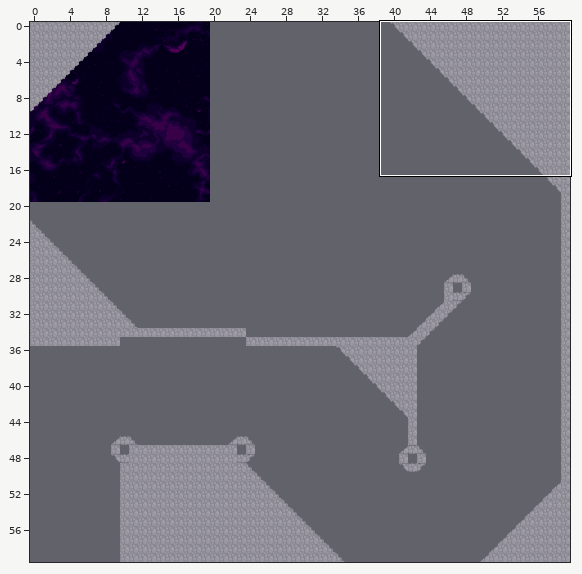
Tiled map (JSON), stored at core/assets/levels/level_4/level_4.tmj. The first picture is a wide view before the edit; the outline marks the close-up.
Close-up. Before the edit:
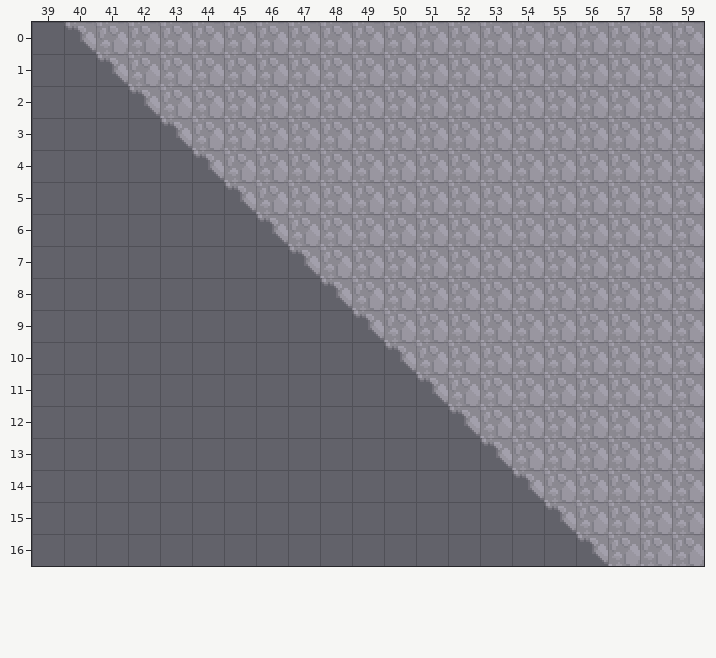
Cells are 16x16 px. Shown: x 39..59, y 0..16. The commit also changed other parts of the map, which this record leaves out.
Now the later version:
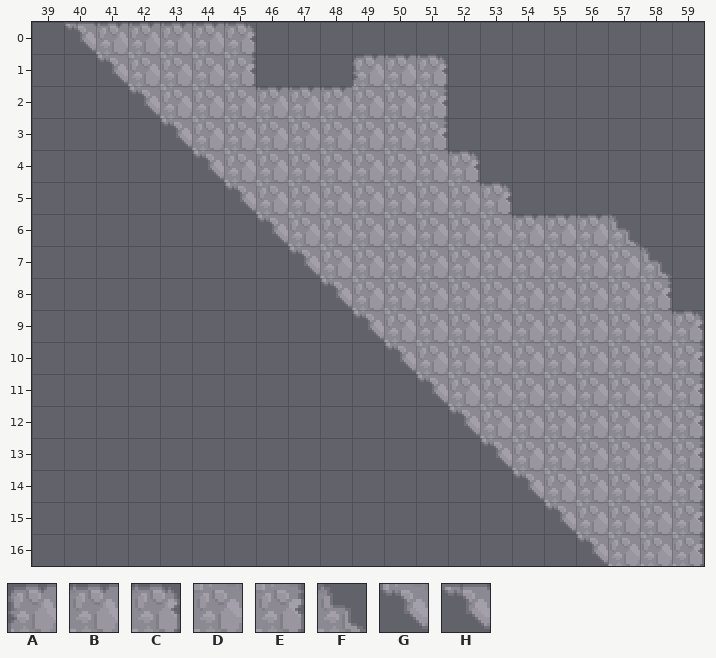
Key: from "tileset": A 0 "GameObject", B 1 "GameObject", C 2 "GameObject", D 17 "GameObject", E 18 "GameObject", F 67 "GameObject", G 82 "GameObject", H 101 "GameObject".
_ is an empty cell, . an unchanged one.
From old to new:
--- layer "Tile Layer 1"
@@ x 40..59 @@
- 0 GDDDDDDDDDDDDDDDDDDD
- 1 .....DDDDDDDDDDDDDDD
- 2 ......DDD..DDDDDDDDD
- 3 ...........DDDDDDDDD
- 4 ............DDDDDDDD
- 5 .............DDDDDDD
- 6 ..............DDDDDD
- 7 ..................DD
- 8 ..................DD
- 9 ...................D
-10 ...................D
-11 ...................D
-12 ...................D
-13 ...................D
-14 ...................D
-15 ...................D
-16 ...................D
+ 0 HBBBBC______________
+ 1 .....E___ABC________
+ 2 ......BBB..E________
+ 3 ...........E________
+ 4 ............C_______
+ 5 .............C______
+ 6 ..............BBBF__
+ 7 ..................F_
+ 8 ..................E_
+ 9 ...................C
+10 ...................E
+11 ...................E
+12 ...................E
+13 ...................E
+14 ...................E
+15 ...................E
+16 ...................E
